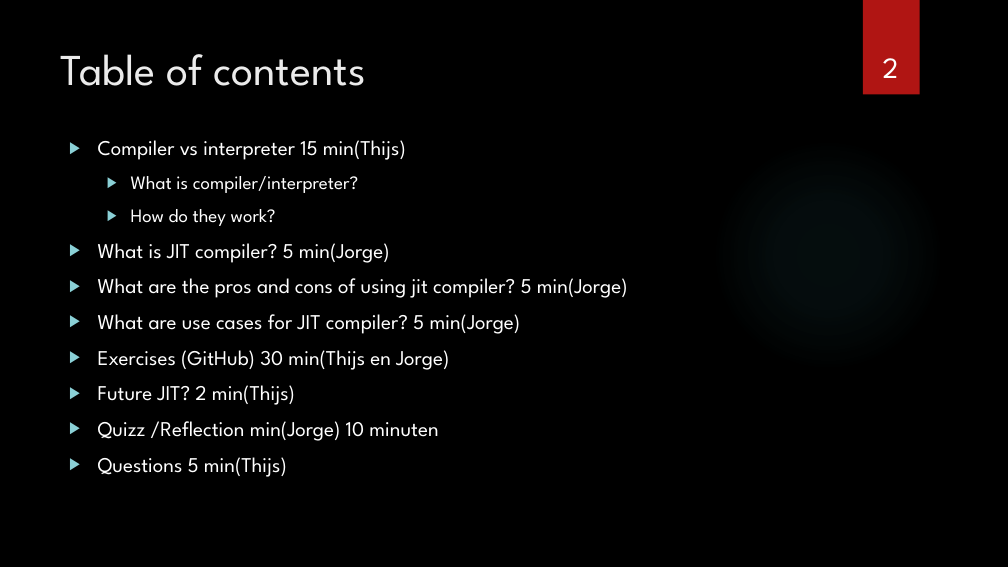
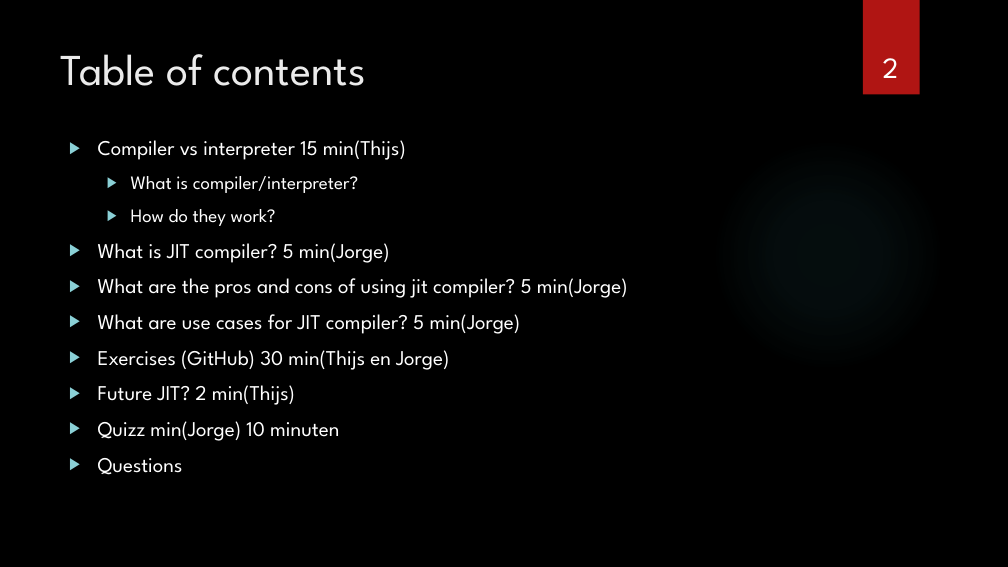
Before and after one commit to sebivenlo/esd-2024-jit-compiler, a slide deck: slide 2 of documents/presentation/presentation jit compiler.pptx. Drawn at 1008x567 pixels with LibreOffice and Linux fonts; fonts in the diff are those of the drawing; background and template pictures are left out. Boxes give left, top, right and bottom in pixels: in the first picture for what was removed or moved away, otherwise in the second. Text is boxed around its words. In the diff, an @@ line names an element or a change of style, - is before the commit and + after.

Commit message:
updated presentation

```diff
--- a/documents/presentation/presentation jit compiler.pptx
+++ b/documents/presentation/presentation jit compiler.pptx
@@ text at [98, 421, 339, 475]: text changed @@
-▶ Quizz /Reflection min(Jorge) 10 minuten
-▶ Questions 5 min(Thijs)
+▶ Quizz min(Jorge) 10 minuten
+▶ Questions
```
Also in this commit, not shown: 1 other slide changed, 1 slide added, 1 slide removed.
